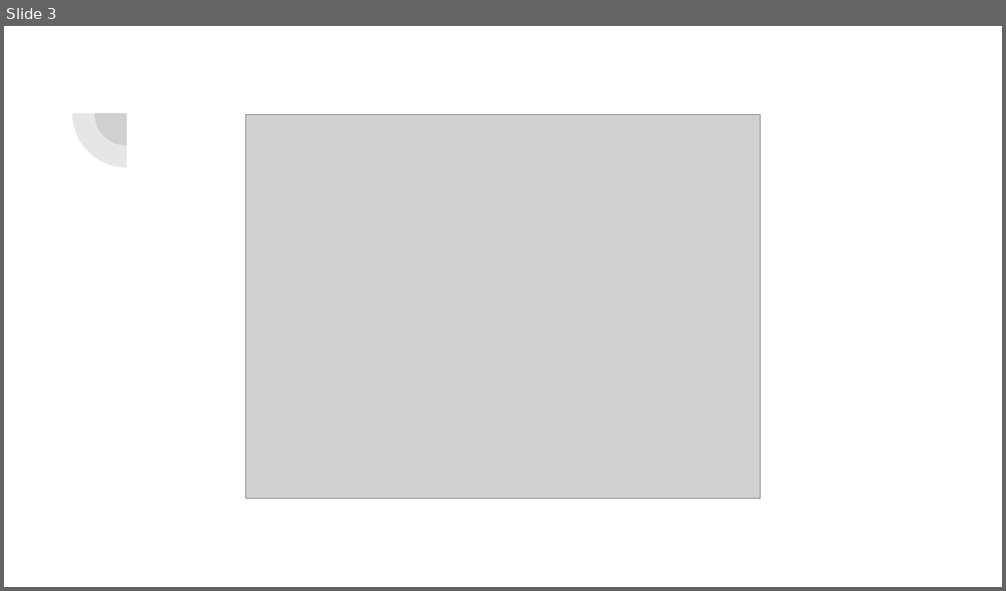
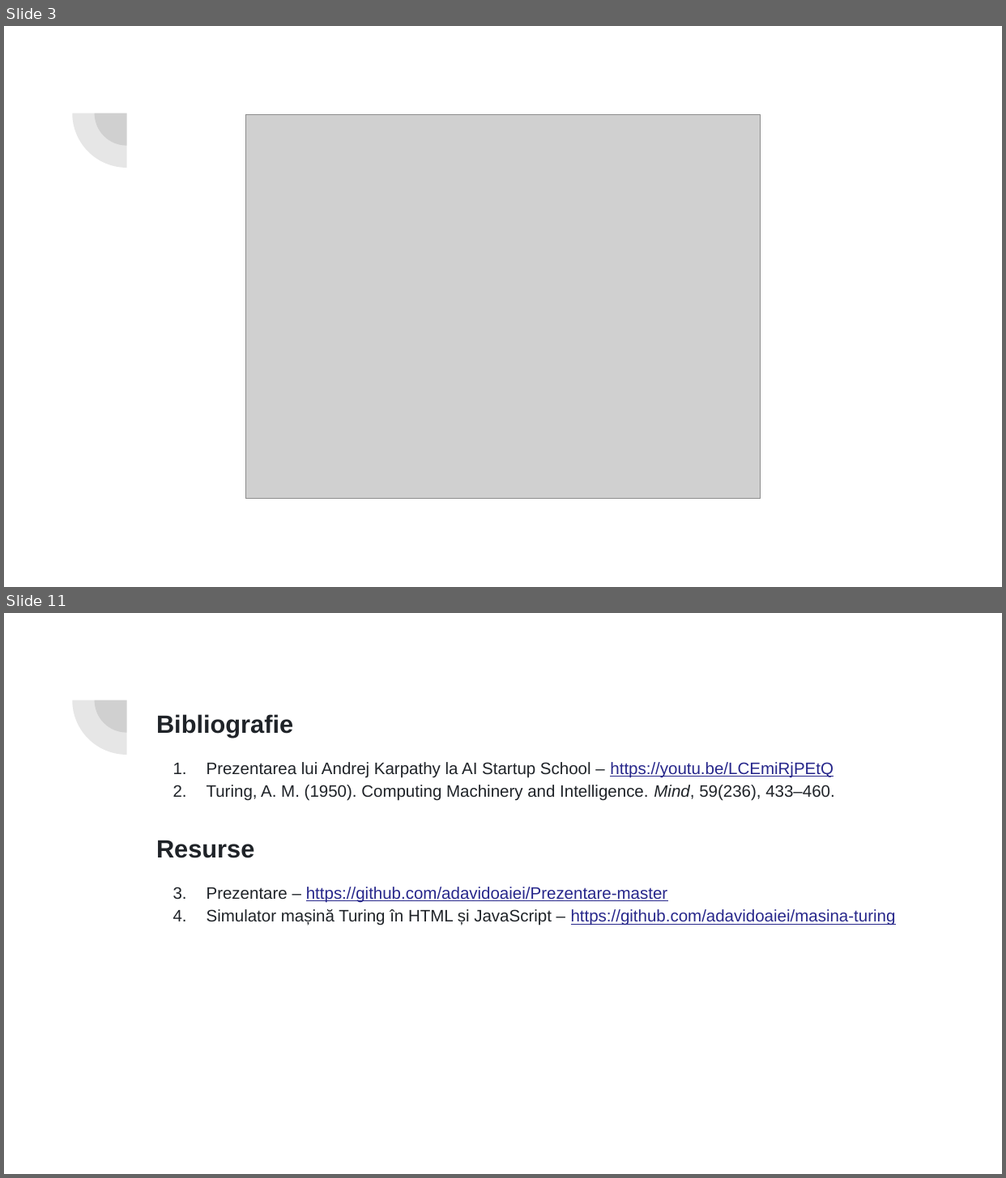
Before and after one commit to adavidoaiei/Prezentare-master, a slide deck: Turing.pptx. Shown one above the other, each under a label of ours: slide 3 before the commit, slides 3 and 11 after it; the slides between them are not shown. The pictures are 1006x591 and 1006x1178 pixels, drawn with LibreOffice and Linux fonts; fonts in the diff are those of the drawing; grey boxes stand for pictures. Boxes give left, top, right and bottom in pixels: in the first picture for what was removed or moved away, otherwise in the second. Text is boxed around its words. In the diff, an @@ line names an element or a change of style, - is before the commit and + after.

```diff
--- a/Turing.pptx
+++ b/Turing.pptx
@@ slide 11 added at (4,613,1002,1174), background #FFFFFF; not listed: 2 template elements that a slide beside it also shows @@
@@ text added at (156,714,896,926), 12 pt, text #1F2328 @@
+Bibliografie
+1. Prezentarea lui Andrej Karpathy la AI Startup School – https://youtu.be/LCEmiRjPEtQ
+2. Turing, A. M. (1950). Computing Machinery and Intelligence. Mind, 59(236), 433–460.
+Resurse
+1. Prezentare – https://github.com/adavidoaiei/Prezentare-master
+2. Simulator mașină Turing în HTML și JavaScript – https://github.com/adavidoaiei/masina-turing
```
Also in this commit, not shown: 9 slides changed.
